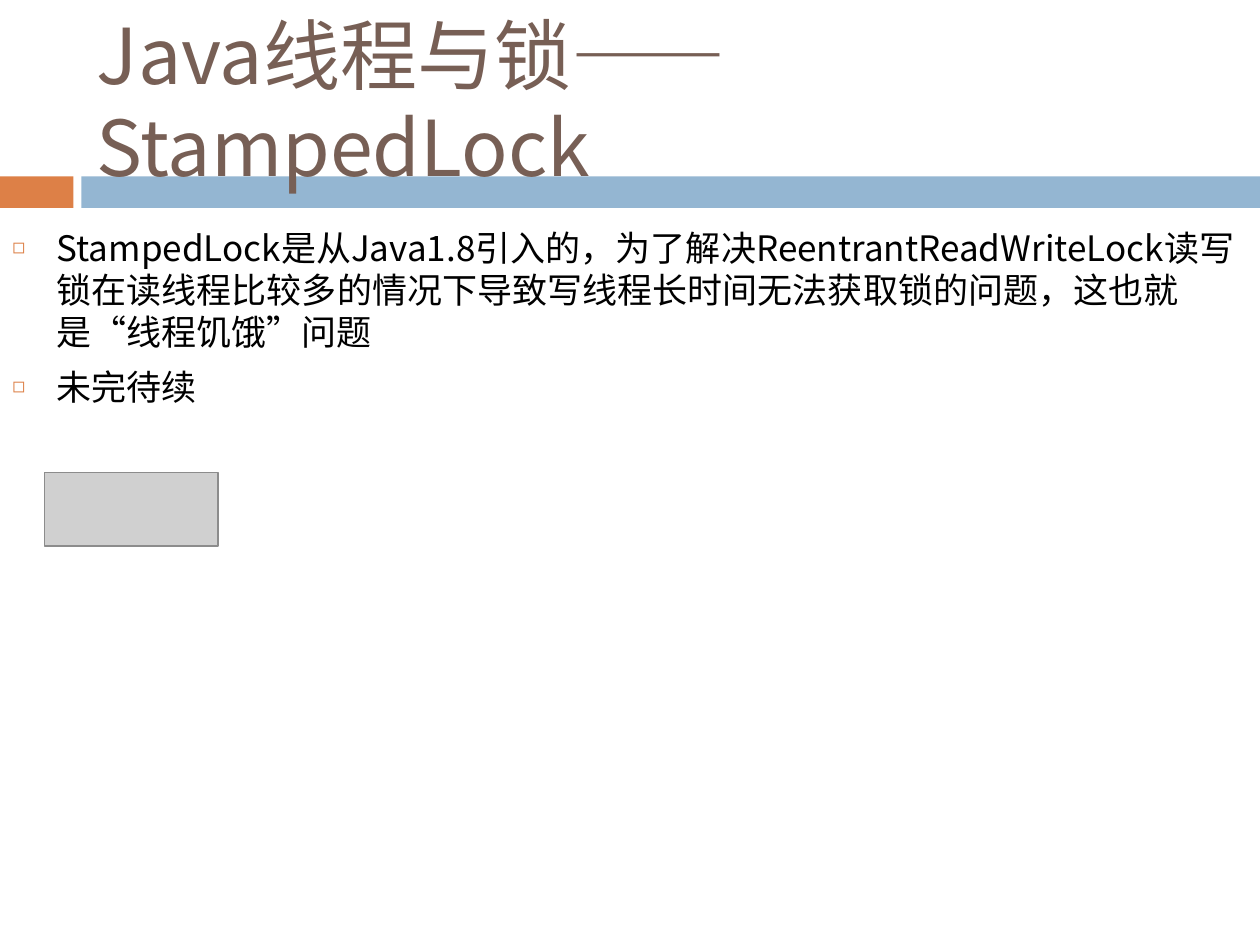
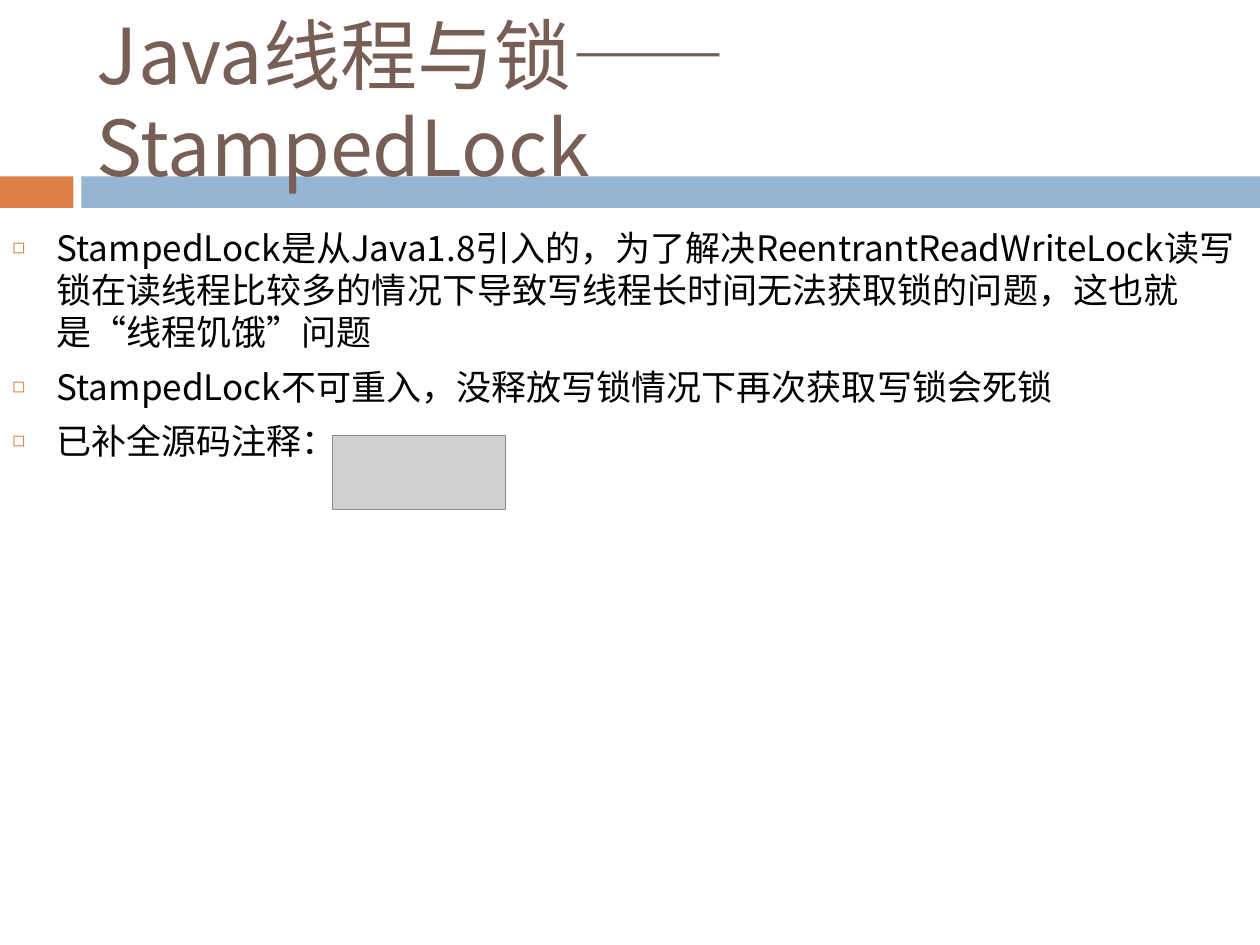
Before and after one commit to Costriod/study, a slide deck: slide 107 of Java基础.pptx. Drawn at 1260x945 pixels with LibreOffice and Linux fonts; fonts in the diff are those of the drawing; grey boxes stand for pictures. Boxes give left, top, right and bottom in pixels: in the first picture for what was removed or moved away, otherwise in the second. Text is boxed around its words. In the diff, an @@ line names an element or a change of style, - is before the commit and + after.

Commit message:
已经补全StampedLock源码注释

```diff
--- a/Java基础.pptx
+++ b/Java基础.pptx
@@ text at (57,370,1053,464): text changed @@
-◻ 未完待续
+◻ StampedLock不可重入，没释放写锁情况下再次获取写锁会死锁
+◻ 已补全源码注释：
@@ picture added at (333,436,507,509) @@
@@ picture removed at (44,472,218,546) @@
```
